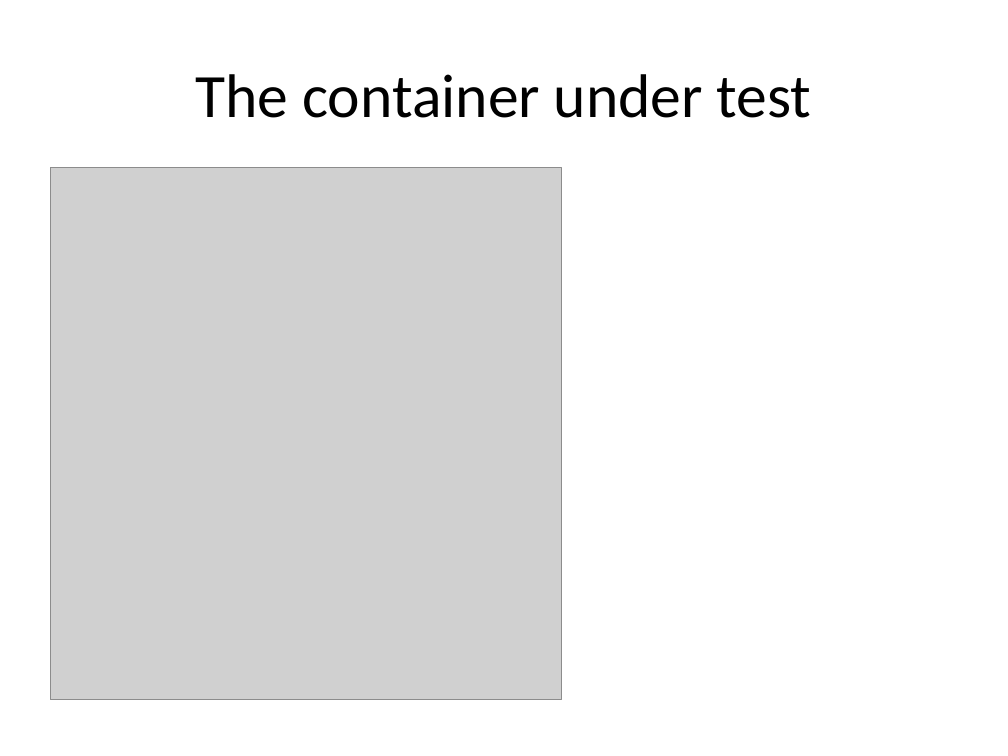
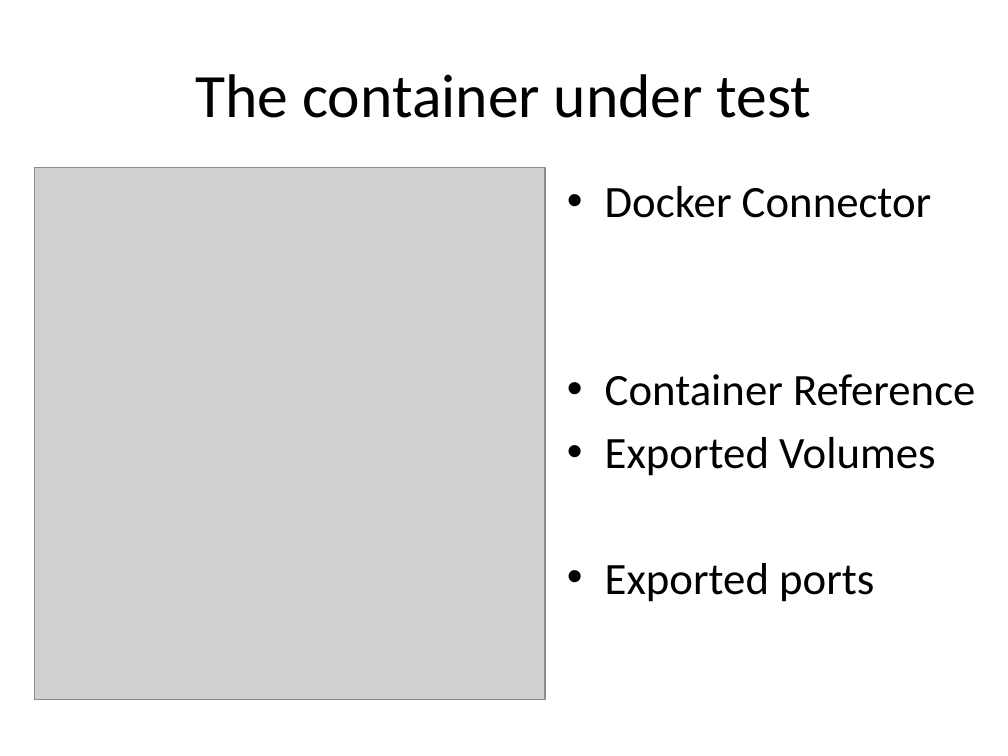
Before and after one commit to woq-blended/woq.github.io, a slide deck: slide 9 of media/IntegrationTesting.pptx (slide 7 before the commit). Drawn at 1008x756 pixels with LibreOffice and Linux fonts; fonts in the diff are those of the drawing; grey boxes stand for pictures. Boxes give left, top, right and bottom in pixels: in the first picture for what was removed or moved away, otherwise in the second. Text is boxed around its words. In the diff, an @@ line names an element or a change of style, - is before the commit and + after.

```diff
--- a/media/IntegrationTesting.pptx
+++ b/media/IntegrationTesting.pptx
@@ picture: place and size @@
-picture at [50, 168, 561, 701]
+picture at [34, 168, 545, 701]
@@ text added at [605, 186, 975, 602], 32 pt, text #000000 @@
+• Docker Connector
+• Container Reference
+• Exported Volumes
+• Exported ports
```
Also in this commit, not shown: 13 other slides changed, 10 slides added, 1 slide removed, 4 other files.
